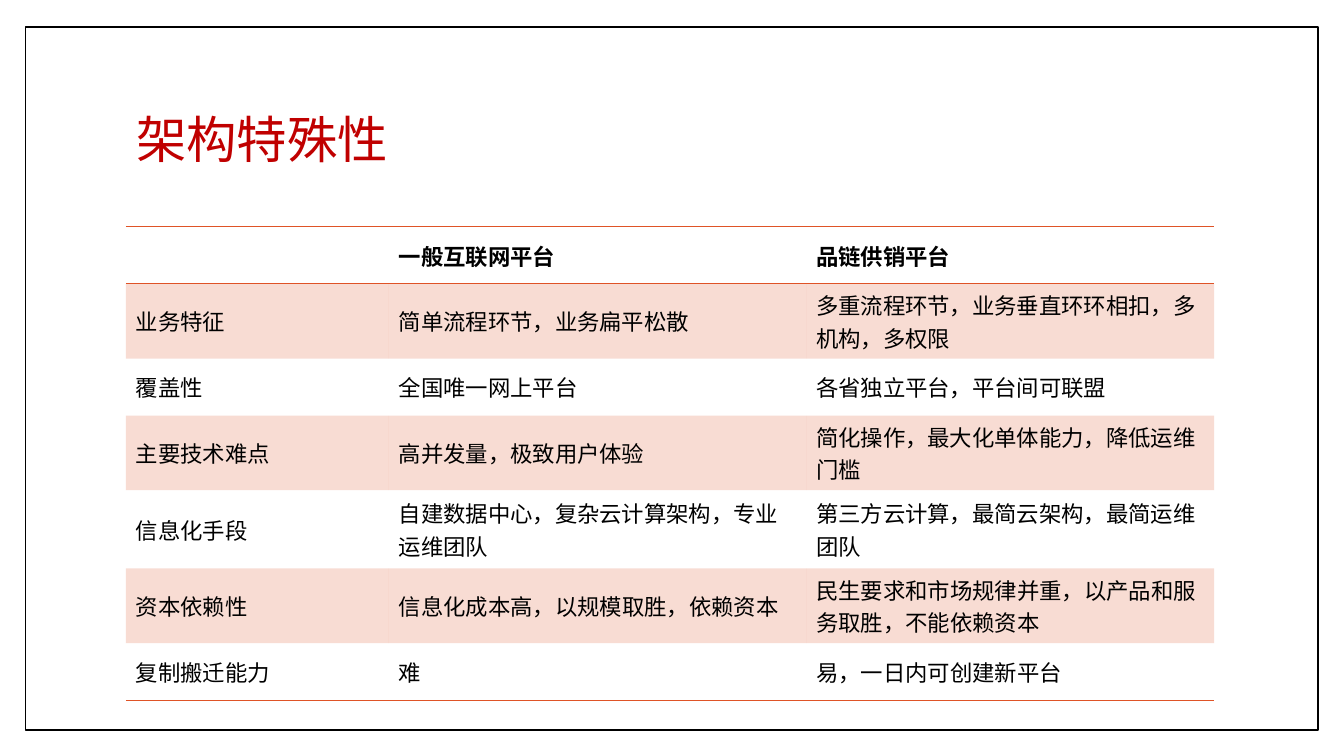
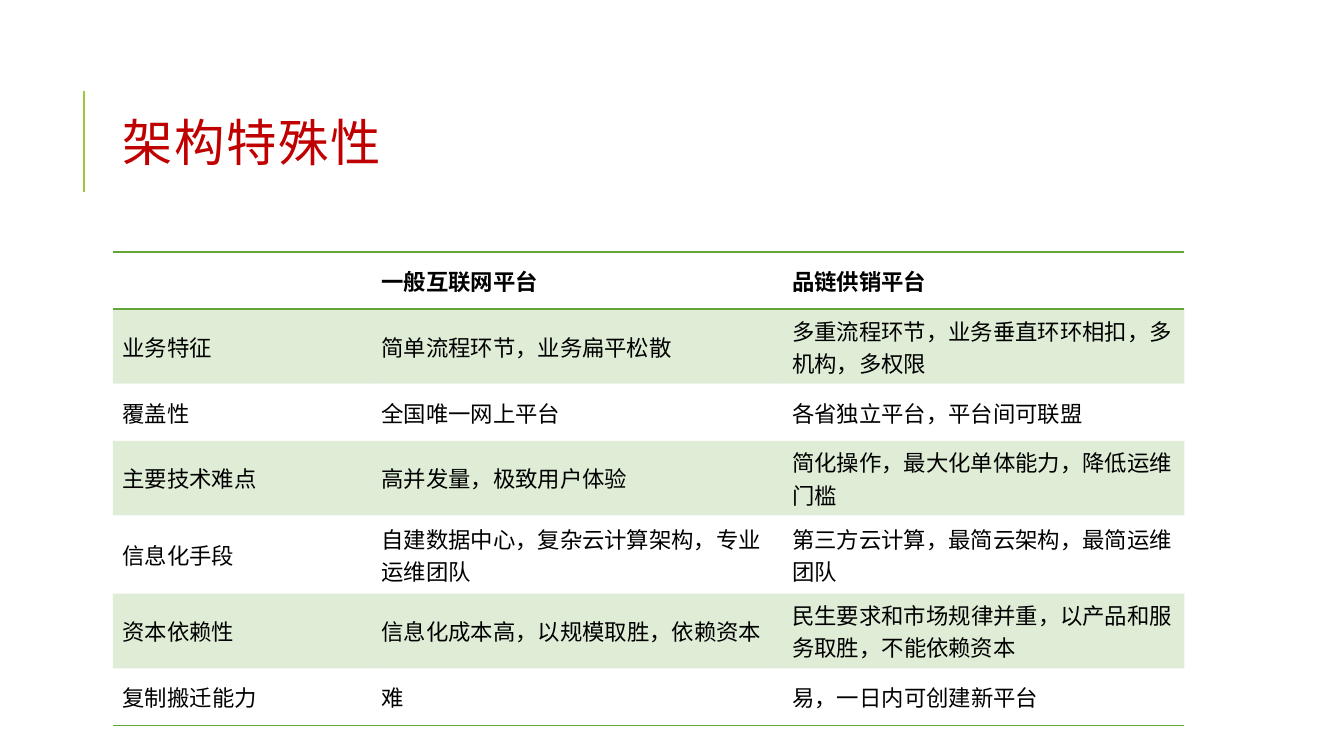
Before and after one commit to jzgi/chainsmart, a slide deck: slide 15 of Docs/品链供销.pptx. Drawn at 1344x756 pixels with LibreOffice and Linux fonts; fonts in the diff are those of the drawing. Boxes give left, top, right and bottom in pixels: in the first picture for what was removed or moved away, otherwise in the second. Text is boxed around its words. In the diff, an @@ line names an element or a change of style, - is before the commit and + after.

```diff
--- a/Docs/品链供销.pptx
+++ b/Docs/品链供销.pptx
@@ rectangle removed at [25, 27, 1318, 730] @@
@@ title "架构特殊性": place and size @@
-title "架构特殊性" at [136, 115, 388, 163]
+title "架构特殊性" at [123, 118, 380, 166]
@@ title "架构特殊性" at [123, 118, 380, 166]: letter spacing 0 to 1 pt; line spacing 0.9 to 0.8 @@
@@ line added from (84, 192) to (84, 91), #99CB38 1.5 pt @@
@@ table at [113, 252, 1186, 713] @@
@@ fill #DF5327 at 20% opacity to #63A537 at 20% opacity in 9 cells @@
@@ borders changed @@
@@ table: place and size @@
-table at [126, 227, 1215, 688]
+table at [113, 252, 1186, 713]
```
Also in this commit, not shown: 27 other slides changed, 28 other files.
